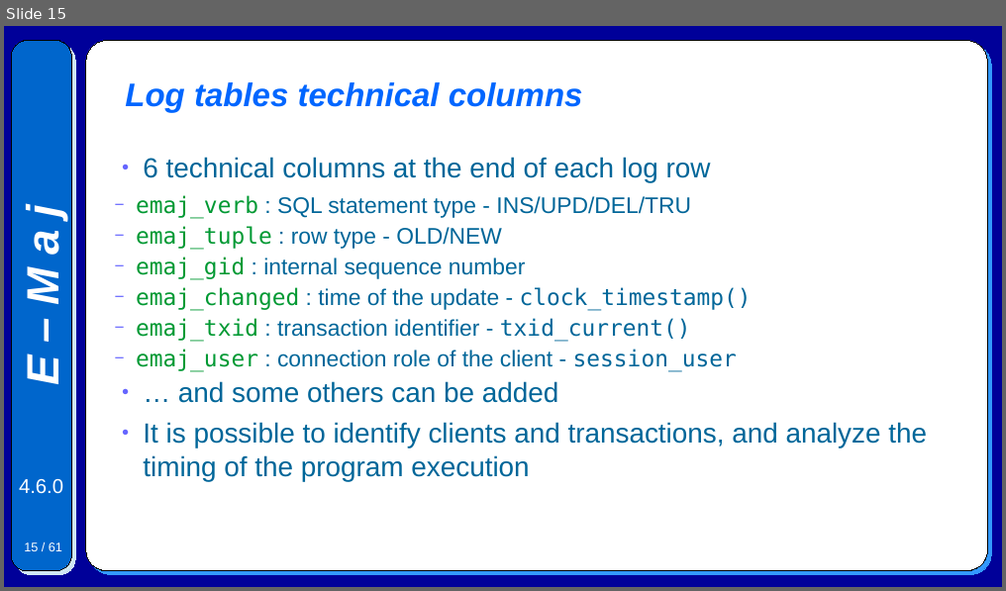
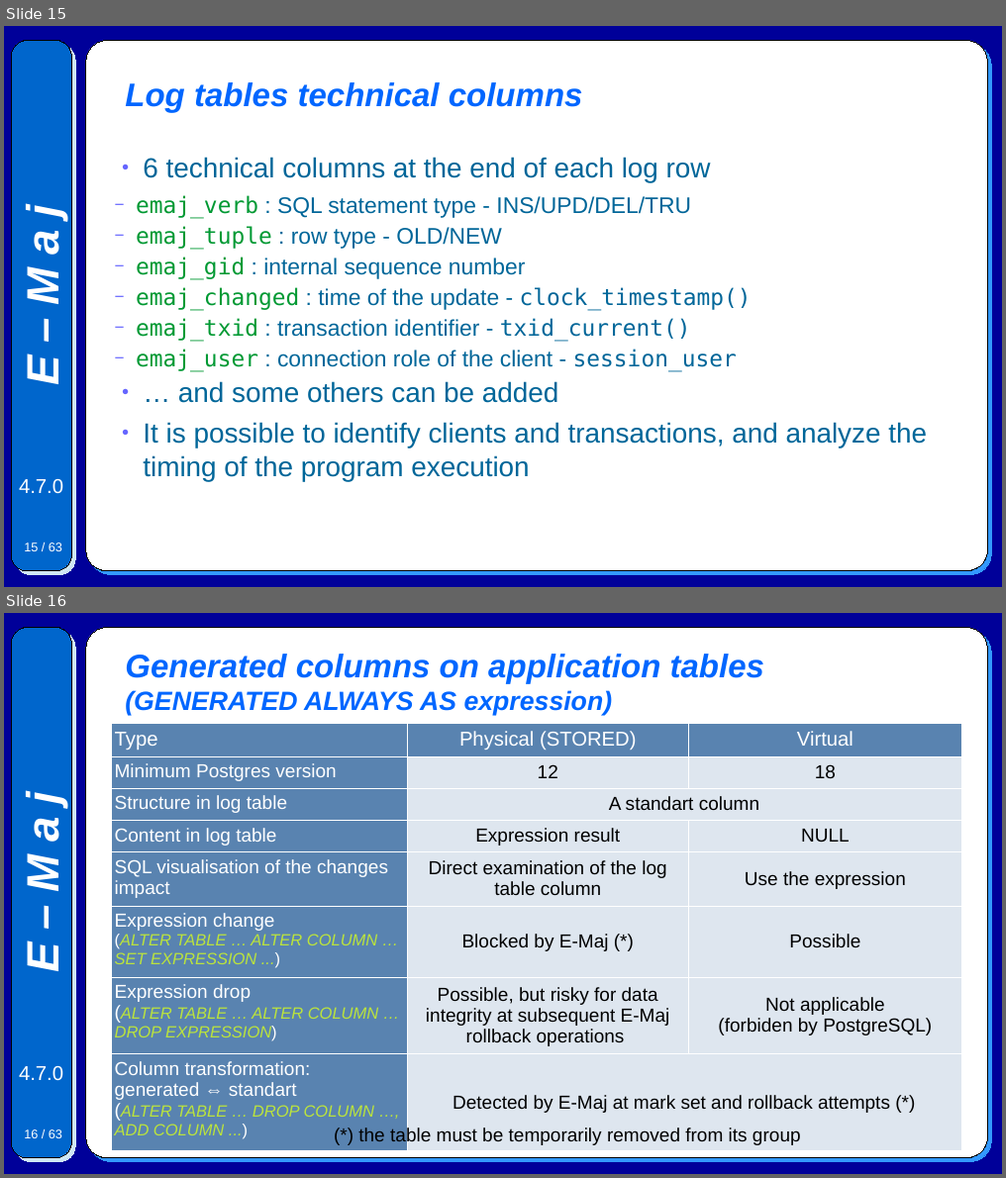
Before and after one commit to beaud76/emaj_doc, a slide deck: Emaj.devel_pres_en.odp. Shown one above the other, each under a label of ours: slide 15 before the commit, slides 15 and 16 after it. The pictures are 1006x591 and 1006x1178 pixels, drawn with LibreOffice and Linux fonts; fonts in the diff are those of the drawing. Boxes give left, top, right and bottom in pixels: in the first picture for what was removed or moved away, otherwise in the second. Text is boxed around its words. In the diff, an @@ line names an element or a change of style, - is before the commit and + after.

```diff
--- a/Emaj.devel_pres_en.odp
+++ b/Emaj.devel_pres_en.odp
@@ slide 16 added at bbox=[4, 613, 1002, 1174], background #000099; not listed: 5 template elements that a slide beside it also shows @@
@@ title added at bbox=[125, 654, 764, 716], 26 pt, text #0066FF, bold, italic @@
+Generated columns on application tables
+(GENERATED ALWAYS AS expression)
@@ table added at bbox=[111, 724, 961, 1140], 8 rows, 3 columns @@
+Type | Physical (STORED) | Virtual
+Minimum Postgres version | 12 | 18
+Structure in log table | A standart column | 
+Content in log table | Expression result | NULL
+SQL visualisation of the changes impact | Direct examination of the log table column | Use the expression
+Expression change (ALTER TABLE … ALTER COLUMN … SET EXPRESSION ...) | Blocked by E-Maj (*) | Possible
+Expression drop (ALTER TABLE … ALTER COLUMN … DROP EXPRESSION) | Possible, but risky for data integrity at subsequent E-Maj rollback operations | Not applicable (forbiden by PostgreSQL)
+Column transformation: generated ⇔ standart (ALTER TABLE … DROP COLUMN …, ADD COLUMN ...) | Detected by E-Maj at mark set and rollback attempts (*) | 
@@ text added at bbox=[358, 1127, 801, 1146], 15 pt, text #000000 @@
+(*) the table must be temporarily removed from its group
@@ slide 15 changed as well @@
@@ text at bbox=[19, 479, 63, 494]: text changed @@
-4.6.0
+4.7.0
@@ page number at bbox=[24, 543, 62, 552]: text changed @@
-15 / 61
+15 / 63
```
Also in this commit, not shown: 56 other slides changed, 1 other slide added, 24 other files.
